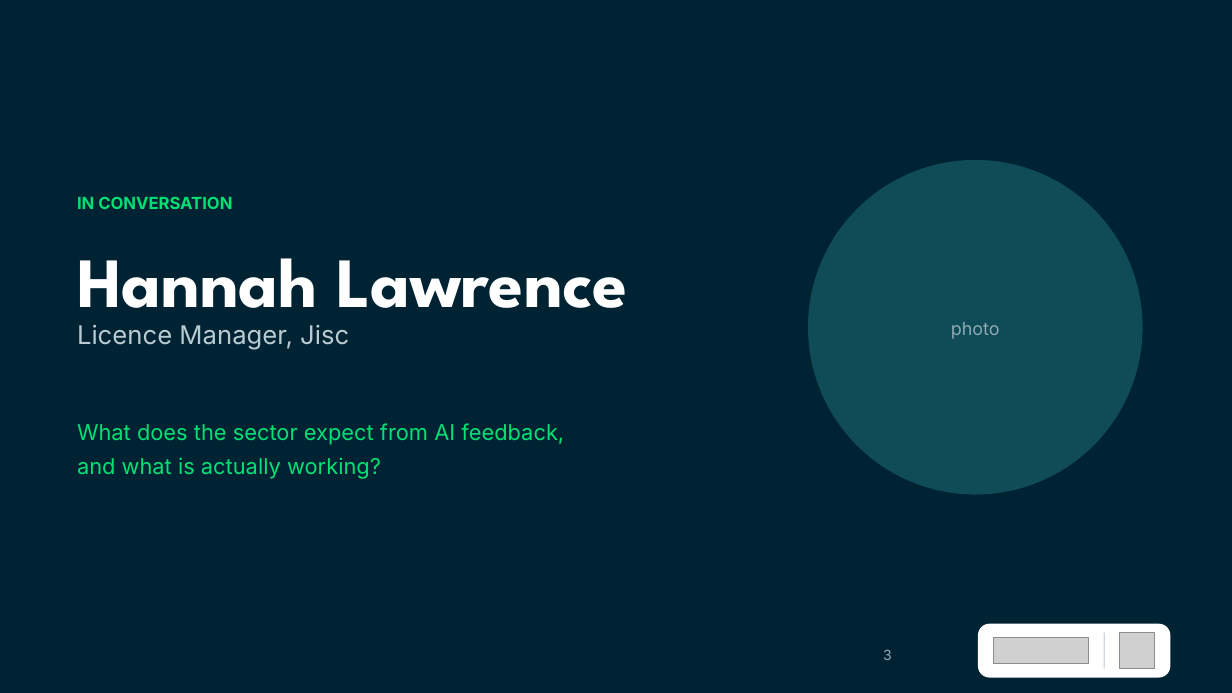
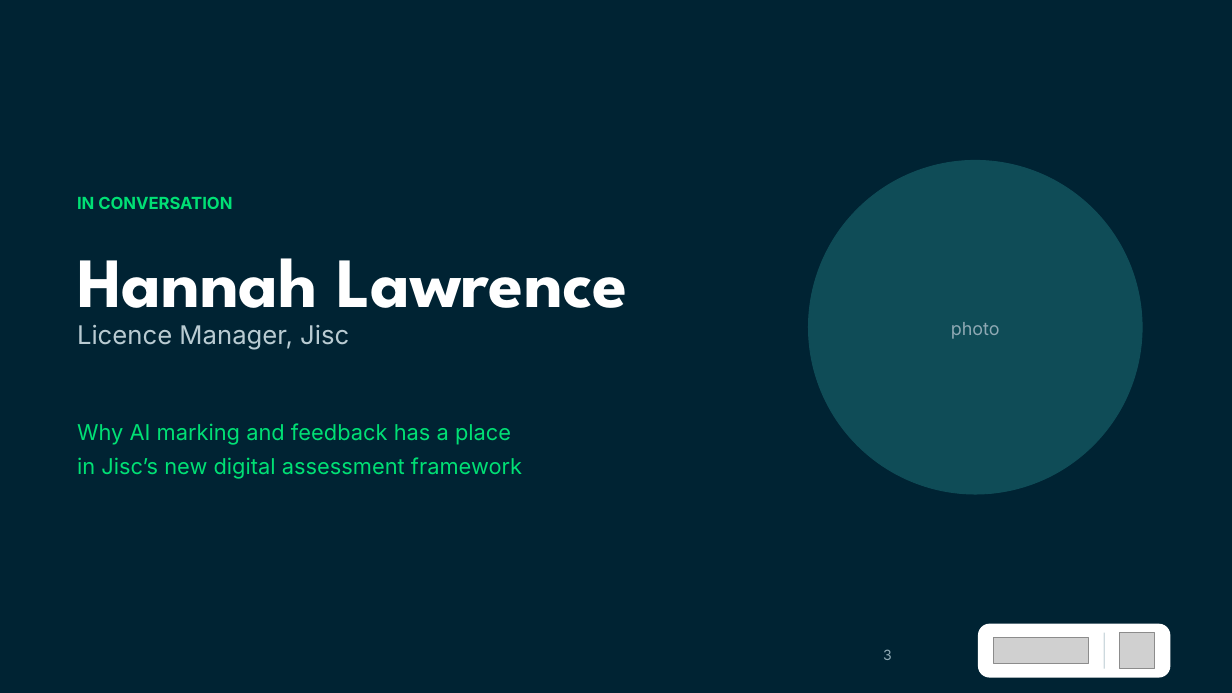
Before and after one commit to Dante-Eduface/Claude, a slide deck: slide 3 of GTM/Event manager/jisc-webinar/deck/jisc-webinar-bewerkbaar.pptx. Drawn at 1232x693 pixels with LibreOffice and Linux fonts; fonts in the diff are those of the drawing; grey boxes stand for pictures. Boxes give left, top, right and bottom in pixels: in the first picture for what was removed or moved away, otherwise in the second. Text is boxed around its words. In the diff, an @@ line names an element or a change of style, - is before the commit and + after.

```diff
--- a/GTM/Event manager/jisc-webinar/deck/jisc-webinar-bewerkbaar.pptx
+++ b/GTM/Event manager/jisc-webinar/deck/jisc-webinar-bewerkbaar.pptx
@@ text at (77, 423, 522, 479): text changed @@
-What does the sector expect from AI feedback,
-and what is actually working?
+Why AI marking and feedback has a place
+in Jisc’s new digital assessment framework
```
Also in this commit, not shown: 4 other slides changed, 1 slide added, 1 slide removed, 15 other files.
